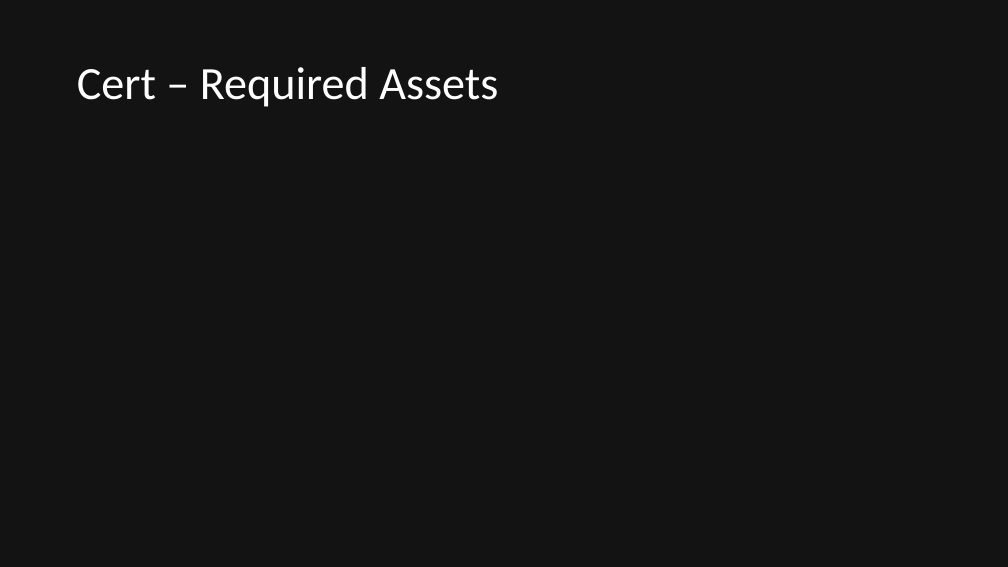
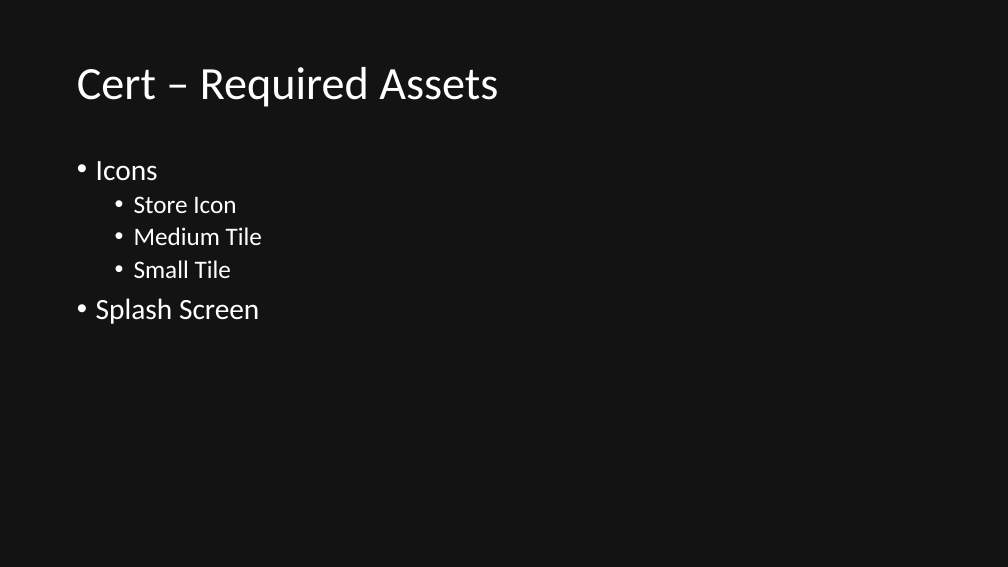
Before and after one commit to quandtm/UnitySTWorkshop, a slide deck: slide 34 of ST_Unity_101.pptx (slide 33 before the commit). Drawn at 1008x567 pixels with LibreOffice and Linux fonts; fonts in the diff are those of the drawing. Boxes give left, top, right and bottom in pixels: in the first picture for what was removed or moved away, otherwise in the second. Text is boxed around its words. In the diff, an @@ line names an element or a change of style, - is before the commit and + after.

```diff
--- a/ST_Unity_101.pptx
+++ b/ST_Unity_101.pptx
@@ text added at [96, 161, 262, 324], 24 pt, text #FFFFFF @@
+• Icons
+  • Store Icon
+  • Medium Tile
+  • Small Tile
+• Splash Screen
```
Also in this commit, not shown: 4 other slides changed, 2 slides added, 1 slide removed.
